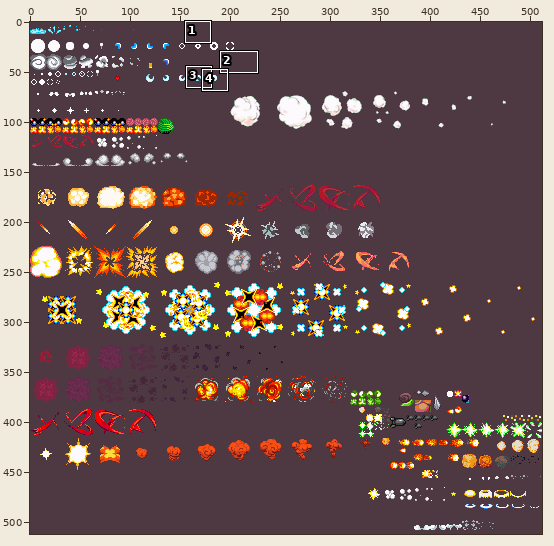
Sprite sheet, stored at gfx/sprEffects.png. Above: a wide view before the commit, with the close-up outlined.
Close-up. Earlier state:
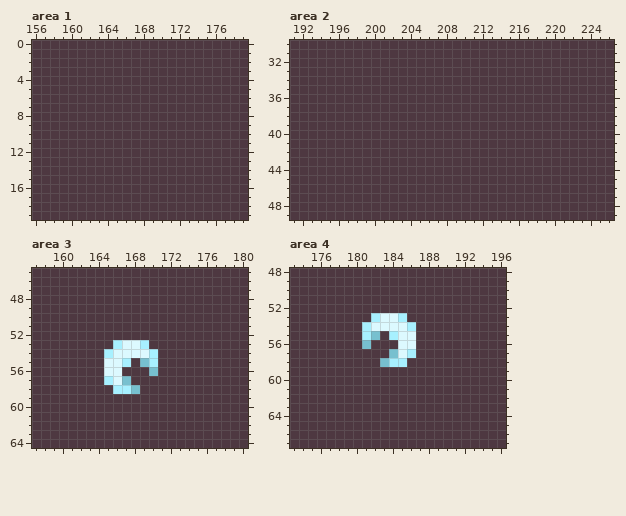
The file is 512x512 pixels. Colours within 5 levels of each other are drawn and written as one. Shown: area 1: x 156..179, y 0..19; area 2: x 191..226, y 30..49; area 3: x 157..180, y 45..64; area 4: x 173..196, y 48..67. The commit also changed other parts of the picture, which this record leaves out.
After:
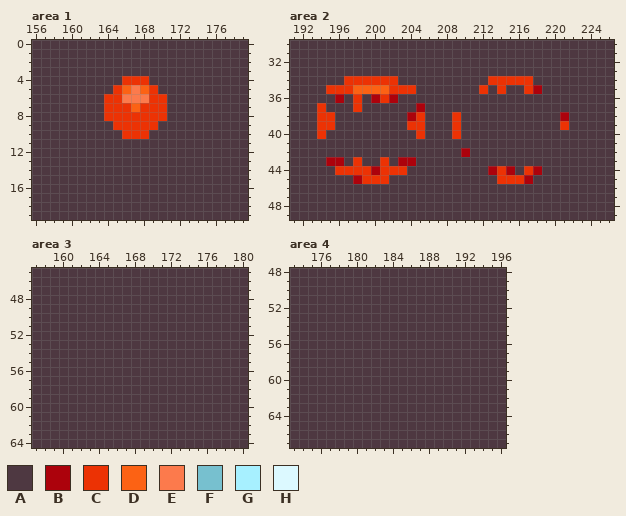
Palette (. is transparent): A #4e3841  B #ac020c  C #ec3204  D #fc6214  E #fc7a4c  F #77c0cf  G #a7f0ff  H #dcf9ff
Edits made:
Area 1:
y 4: x 166..168 AAA -> CCC
y 5: x 165..169 AAAAA -> CDEDC
y 6: x 164..170 AAAAAAA -> CCEEECC
y 7: x 164..170 AAAAAAA -> CCCDCCC
y 8: x 164..170 AAAAAAA -> CCCCCCC
y 9: x 165..169 AAAAA -> CCCCC
y 10: x 166..168 AAA -> CCC
Area 2:
y 34: x 197..202 AAAAAA -> CCCCCC; x 213..217 AAAAA -> CCCCC
y 35: x 195..204 AAAAAAAAAA -> CCCDDDDCCC; x 212 A -> C; x 214 A -> C; x 217..218 AA -> CB
y 36: x 196 A -> B; x 198 A -> C; x 200..202 AAA -> BCB
y 37: x 194 A -> C; x 198 A -> C; x 205 A -> B
y 38: x 194..195 AA -> CC; x 204..205 AA -> BC; x 209 A -> C; x 221 A -> B
y 39: x 194..195 AA -> CC; x 204..205 AA -> CC; x 209 A -> C; x 221 A -> C
y 40: x 194 A -> C; x 205 A -> C; x 209 A -> C
y 42: x 210 A -> B
y 43: x 195..196 AA -> BB; x 198 A -> C; x 201 A -> C; x 203..204 AA -> BB
y 44: x 196..203 AAAAAAAA -> CCCCBCCC; x 213..215 AAA -> BCB; x 217..218 AA -> CB
y 45: x 198..201 AAAA -> BCCC; x 214..217 AAAA -> CCCB
Area 3:
y 53: x 166..169 GHHG -> AAAA
y 54: x 165..170 GHHHHG -> AAAAAA
y 55: x 165..167 HHG -> AAA; x 169..170 FG -> AA
y 56: x 165..166 HH -> AA; x 170 F -> A
y 57: x 165..167 GHF -> AAA
y 58: x 166..168 GGF -> AAA
Area 4:
y 53: x 182..185 GHHG -> AAAA
y 54: x 181..186 GHHHHG -> AAAAAA
y 55: x 181..182 GF -> AA; x 184..186 GHH -> AAA
y 56: x 181 F -> A; x 185..186 HH -> AA
y 57: x 184..186 FHG -> AAA
y 58: x 183..185 FGG -> AAA
Boxes around the changes in both close-ups, in picture pixels (x1, y1, x2, y2):
changed: (104, 76, 167, 139)
changed: (317, 76, 425, 184)
changed: (452, 76, 569, 184)
changed: (104, 340, 158, 394)
changed: (362, 313, 416, 367)
